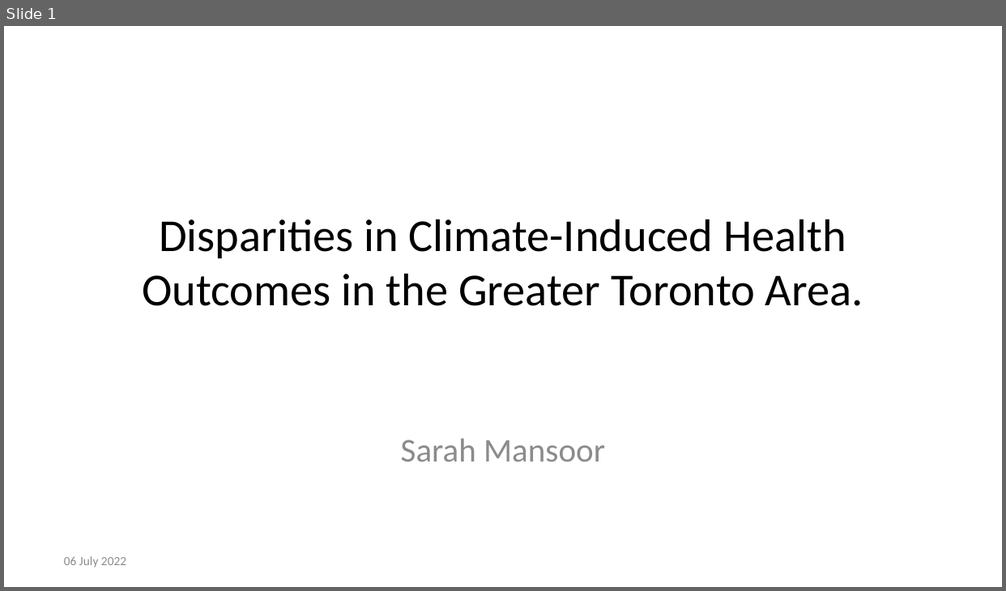
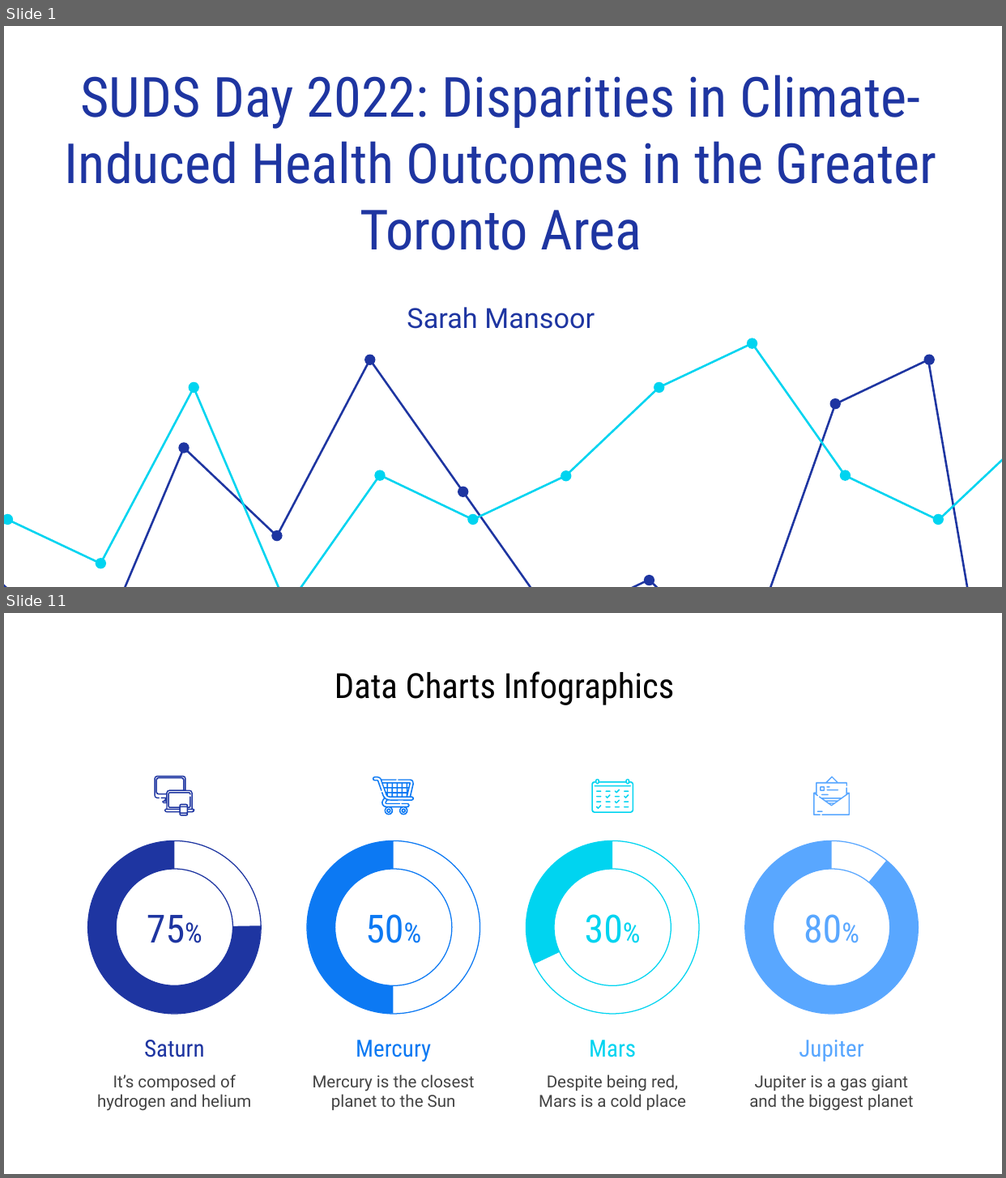
Before and after one commit to sarahmansoorr/SUDS2022, a slide deck: outputs/presentation/presentation.pptx. Shown one above the other, each under a label of ours: slide 1 before the commit, slides 1 and 11 after it; the slides between them are not shown. The pictures are 1006x591 and 1006x1178 pixels, drawn with LibreOffice and Linux fonts; fonts in the diff are those of the drawing. Boxes give left, top, right and bottom in pixels: in the first picture for what was removed or moved away, otherwise in the second. Text is boxed around its words. In the diff, an @@ line names an element or a change of style, - is before the commit and + after.

```diff
--- a/outputs/presentation/presentation.pptx
+++ b/outputs/presentation/presentation.pptx
@@ slide 11 added at [4,613,1002,1174], background #FFFFFF @@
@@ title added at [334,671,675,705], 25 pt, text #000000 @@
+Data Charts Infographics
@@ freeform shape added at [154,776,194,815], fill #1E35A1 @@
@@ freeform shape added at [373,777,414,815], fill #0C79F3 @@
@@ group added at [592,779,633,812]: 18 freeform shapes @@
@@ group added at [813,777,850,815]: 7 freeform shapes @@
@@ freeform shape added at [386,808,391,814], fill #0C79F3 @@
@@ freeform shape added at [401,808,406,814], fill #0C79F3 @@
@@ group added at [87,841,261,1111]: 3 texts, 1 donut, 1 arch (boxed as its full ring) @@
+Saturn
+It’s composed of hydrogen and helium
+75%
@@ group added at [308,841,480,1110]: 3 texts, 1 donut, 1 arch (boxed as its full ring) @@
+Mercury
+Mercury is the closest planet to the Sun
+50%
@@ group added at [526,841,698,1110]: 3 texts, 1 donut, 1 arch (boxed as its full ring) @@
+Mars
+Despite being red, Mars is a cold place
+30%
@@ group added at [745,841,918,1111]: 3 texts, 1 donut, 1 arch (boxed as its full ring) @@
+Jupiter
+Jupiter is a gas giant and the biggest planet
+80%
@@ slide 1 changed as well @@
@@ text at [65,75,936,250]: text changed; size 33 to 40 pt; font Calibri to Roboto Condensed; text colour #000000 to #1E35A1 @@
-Disparities in Climate-Induced Health Outcomes in the Greater Toronto Area.
+SUDS Day 2022: Disparities in Climate-Induced Health Outcomes in the Greater Toronto Area
@@ subtitle "Sarah Mansoor": place and size @@
-subtitle "Sarah Mansoor" at [401,438,605,462]
+subtitle "Sarah Mansoor" at [407,307,594,329]
@@ subtitle "Sarah Mansoor" at [407,307,594,329]: size 24 to 20 pt, font Calibri to Roboto, text colour #8C8C8C to #1E35A1; less space between paragraphs; vertical alignment top to middle @@
@@ group added at [4,354,989,587]: 7 ellipses, 1 freeform shape @@
@@ group added at [4,339,1002,587]: 10 ellipses, 1 freeform shape @@
@@ text removed at [64,557,126,568] @@
-06 July 2022
```
Also in this commit, not shown: 32 other slides added, 4 slides removed, 1 other file.
